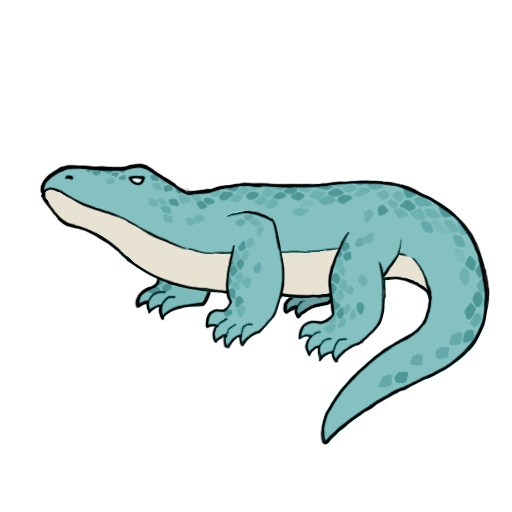
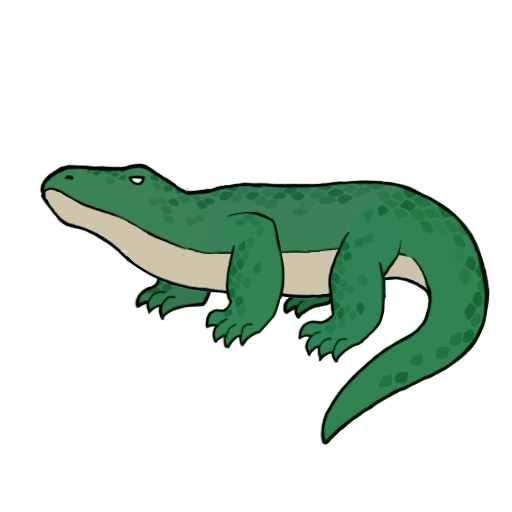
Layers edited between the first and the second 512 × 512 image:
painted on "레이어 10" over [left=41, top=164, right=206, bottom=252]
painted on "레이어 11" over [left=205, top=210, right=287, bottom=349]
painted on "레이어 14" over [left=297, top=200, right=404, bottom=364]
painted on "레이어 15" over [left=320, top=183, right=489, bottom=445]
painted on "레이어 17" over [left=108, top=179, right=437, bottom=304]
painted on "레이어 13" over [left=284, top=274, right=334, bottom=320]
painted on "레이어 12" over [left=136, top=261, right=214, bottom=320]
